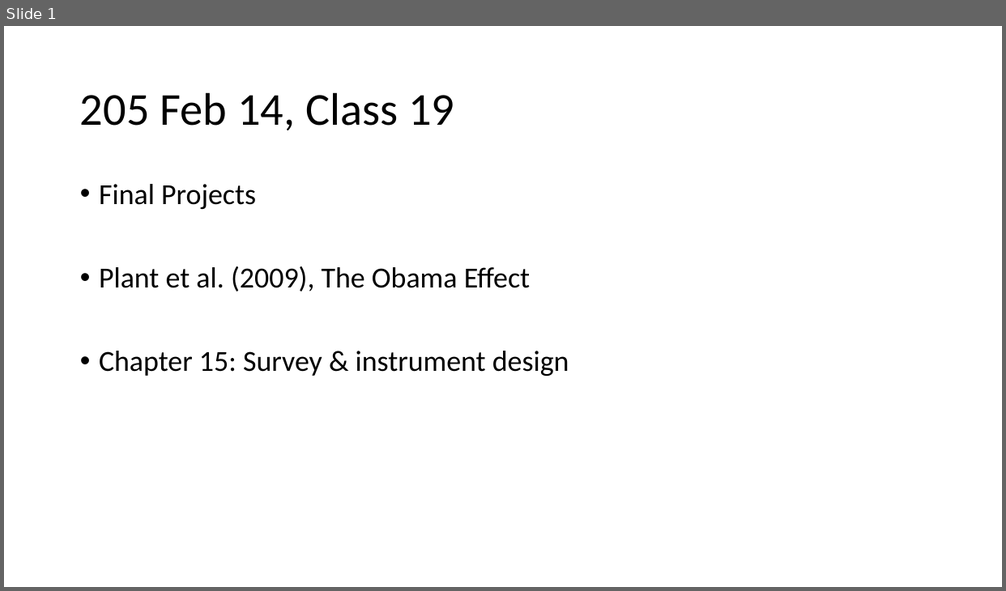
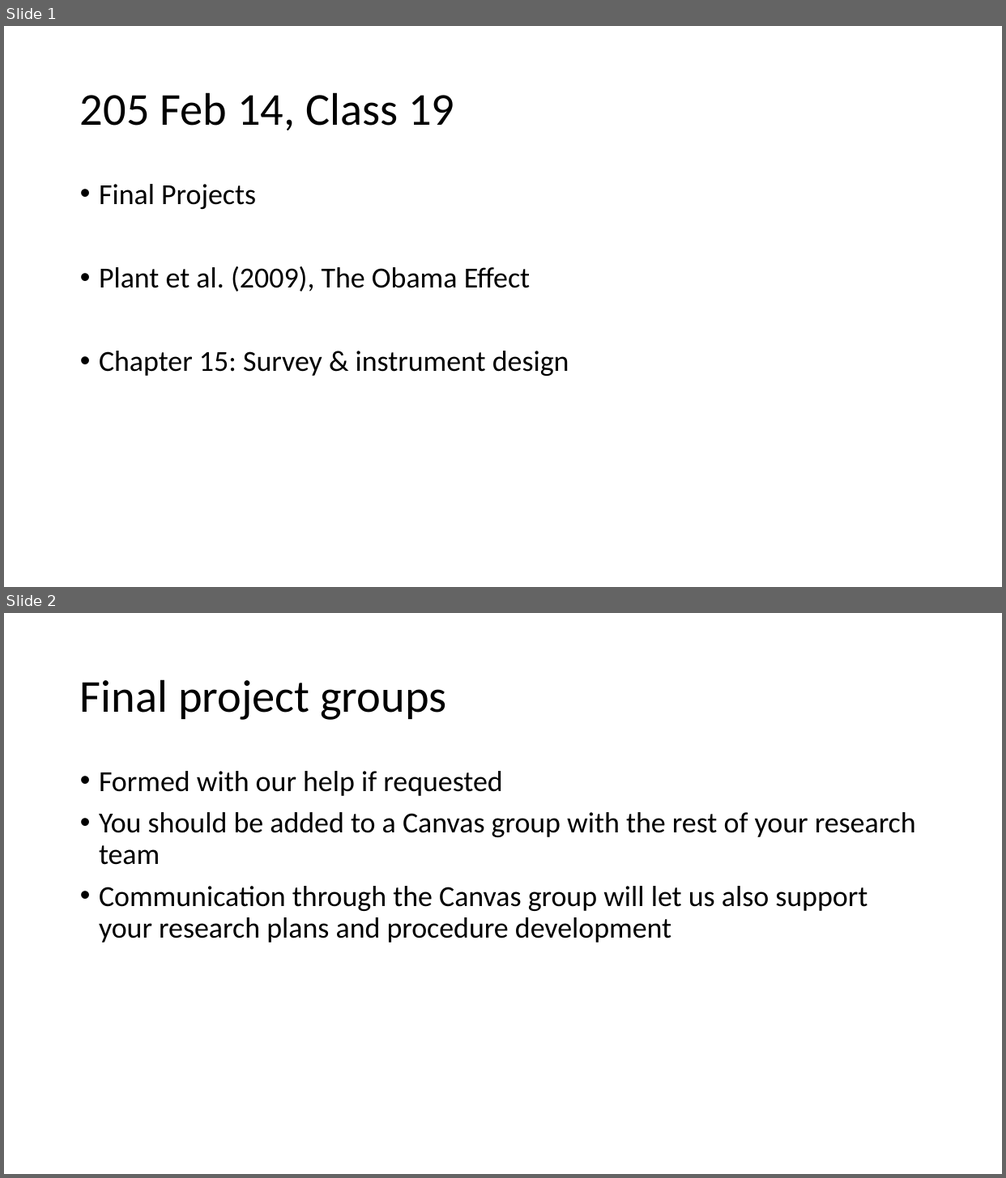
Before and after one commit to preber/Research-Methods, a slide deck: Class Slides 2024/Class 18.pptx. Shown one above the other, each under a label of ours: slide 1 before the commit, slides 1 and 2 after it. The pictures are 1006x591 and 1006x1178 pixels, drawn with LibreOffice and Linux fonts; fonts in the diff are those of the drawing. Boxes give left, top, right and bottom in pixels: in the first picture for what was removed or moved away, otherwise in the second. Text is boxed around its words. In the diff, an @@ line names an element or a change of style, - is before the commit and + after.

```diff
--- a/Class Slides 2024/Class 18.pptx
+++ b/Class Slides 2024/Class 18.pptx
@@ slide 2 added at [4, 613, 1002, 1174], background #FFFFFF @@
@@ title added at [80, 679, 446, 720], 44 pt, text #000000 @@
+Final project groups
@@ text added at [99, 771, 916, 943], 28 pt, text #000000 @@
+• Formed with our help if requested
+• You should be added to a Canvas group with the rest of your research team
+• Communication through the Canvas group will let us also support your research plans and procedure development
```
Also in this commit, not shown: 2 slides changed, 24 other files.
